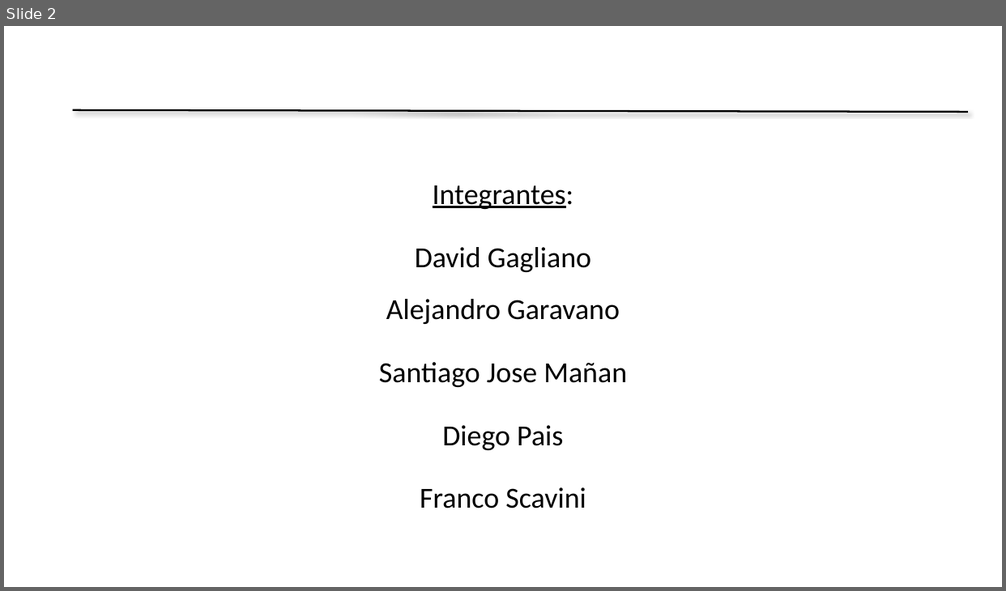
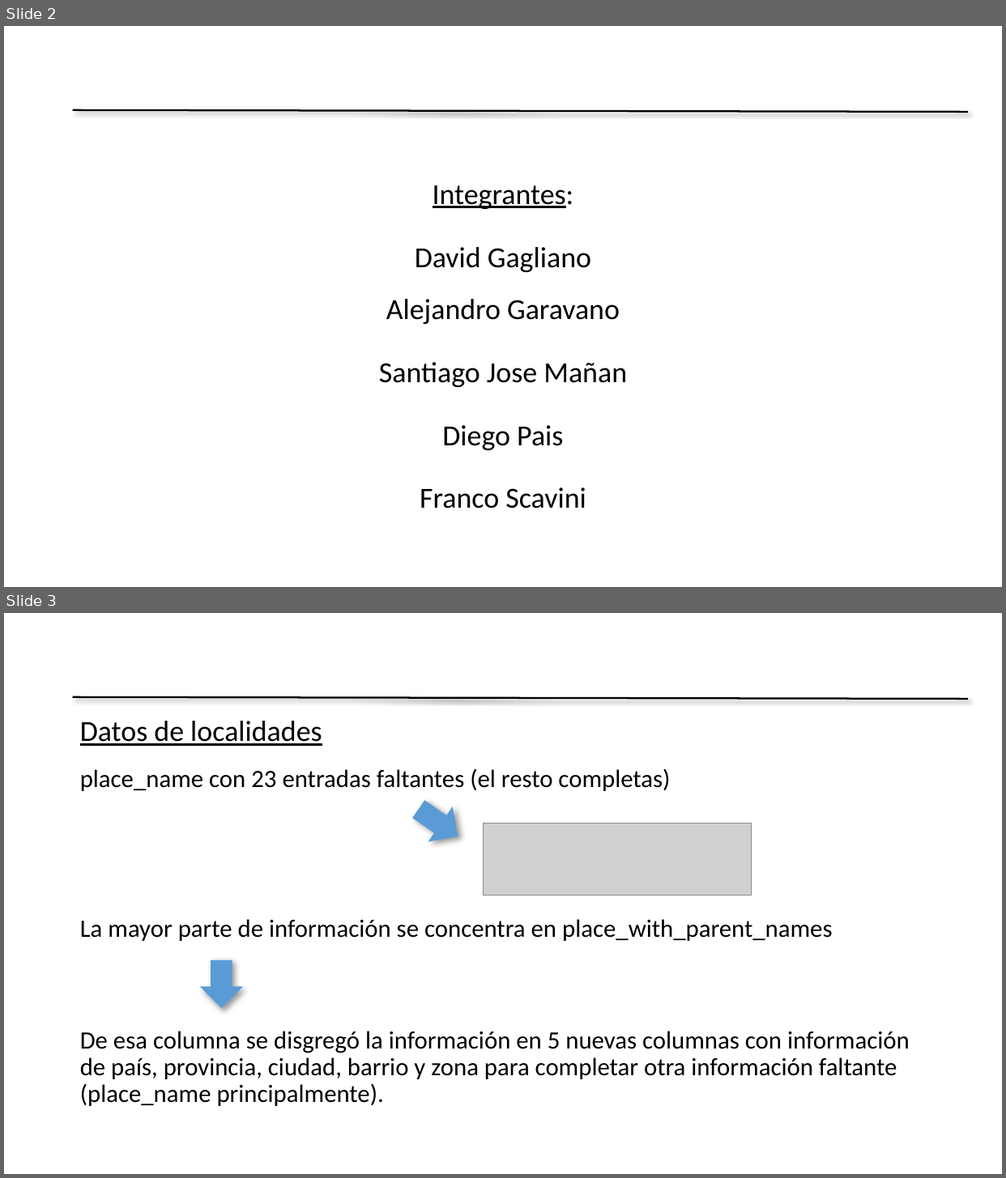
Before and after one commit to rdgagliano/DataScience-Grupo3, a slide deck: Presentation Desafio1 Grupo3.pptx. Shown one above the other, each under a label of ours: slide 2 before the commit, slides 2 and 3 after it. The pictures are 1006x591 and 1006x1178 pixels, drawn with LibreOffice and Linux fonts; fonts in the diff are those of the drawing; grey boxes stand for pictures; background and template pictures are left out. Boxes give left, top, right and bottom in pixels: in the first picture for what was removed or moved away, otherwise in the second. Text is boxed around its words. In the diff, an @@ line names an element or a change of style, - is before the commit and + after.

```diff
--- a/Presentation Desafio1 Grupo3.pptx
+++ b/Presentation Desafio1 Grupo3.pptx
@@ slide 3 added at <box>4,613,1002,1174</box>, background picture (left out); not listed: 1 template element that a slide beside it also shows @@
@@ text added at <box>80,721,322,746</box>, 28 pt, text #000000, underline @@
+Datos de localidades
@@ text added at <box>80,769,910,1106</box>, 24 pt, text #000000 @@
+place_name con 23 entradas faltantes (el resto completas)
+La mayor parte de información se concentra en place_with_parent_names
+De esa columna se disgregó la información en 5 nuevas columnas con información de país, provincia, ciudad, barrio y zona para completar otra información faltante (place_name principalmente).
@@ down arrow added at <box>406,791,470,854</box>, fill #5B9BD5 @@
@@ picture added at <box>484,823,751,895</box> @@
@@ down arrow added at <box>200,960,243,1008</box>, fill #5B9BD5 @@
```
Also in this commit, not shown: 1 slide changed, 1 slide removed.
